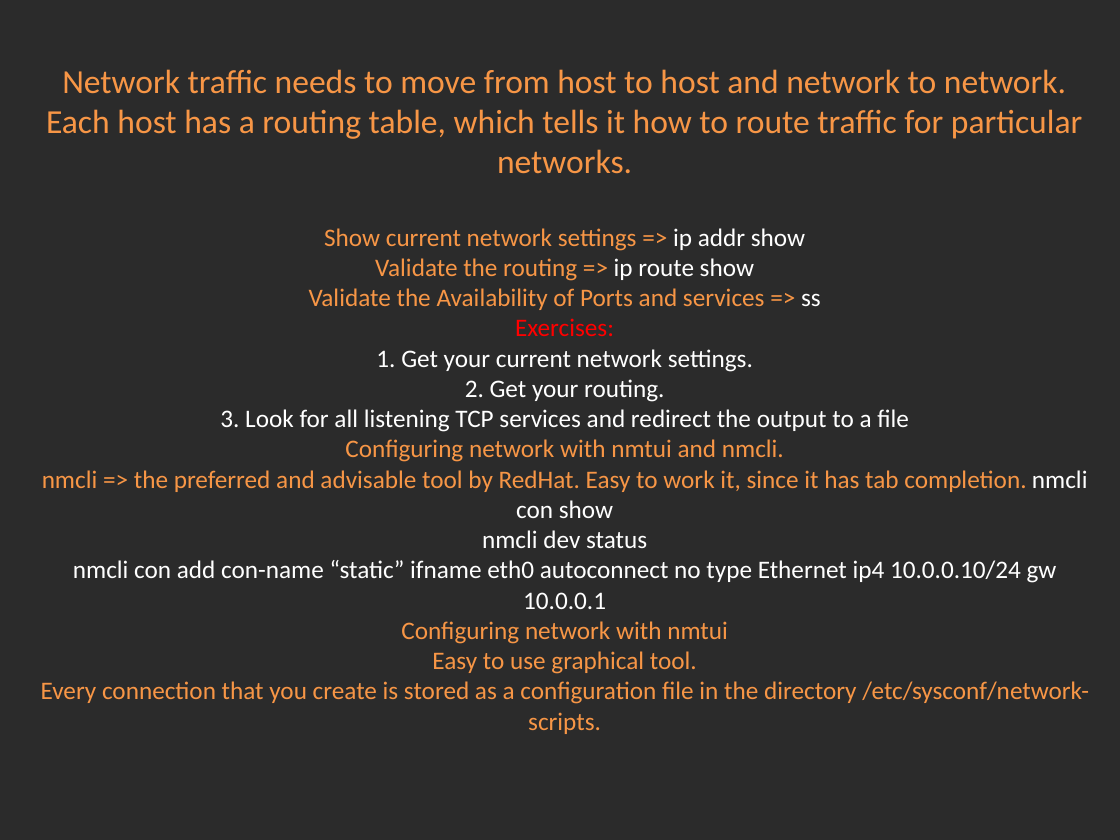
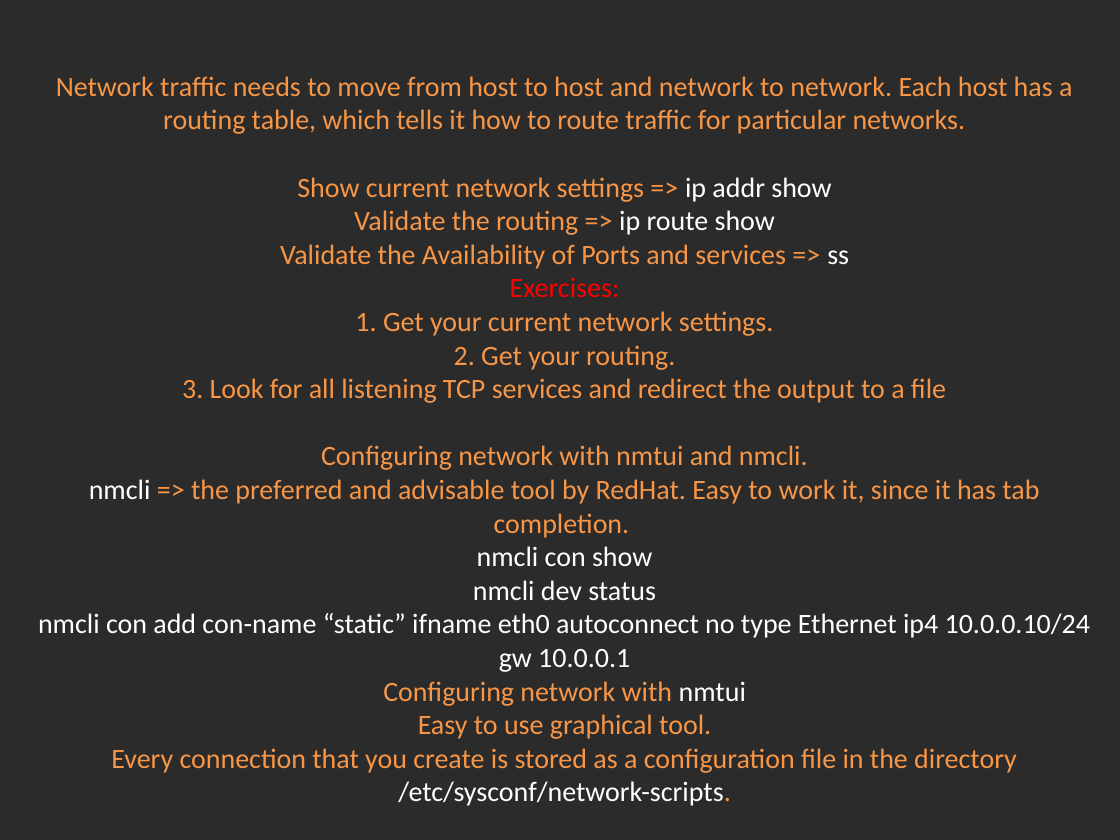
Before and after one commit to Academy-Soft-Intellect/Linux-Course, a slide deck: slide 9 of 06.Networking/06-Networking.pptx. Drawn at 1120x840 pixels with LibreOffice and Linux fonts; fonts in the diff are those of the drawing; background and template pictures are left out; a plain dark background stands for a picture behind light text. Boxes give left, top, right and bottom in pixels: in the first picture for what was removed or moved away, otherwise in the second. Text is boxed around its words. In the diff, an @@ line names an element or a change of style, - is before the commit and + after.

Commit message:
Networking

```diff
--- a/06.Networking/06-Networking.pptx
+++ b/06.Networking/06-Networking.pptx
@@ title "Network traffic needs to move ..." at (38, 76, 1090, 806): size 21.6 to 18 pt in "Network traffic needs to move from host ..."; size 16.2 to 18 pt in "Show current network settings => ip addr ..."; text colour #FFFFFF to #F79646 in "1. Get your current network settings. 2. ..."; text colour #F79646 to #FFFFFF in "nmcli nmtui /etc/sysconf/network-scripts." @@
```
Also in this commit, not shown: 9 other slides changed, 3 other files.
